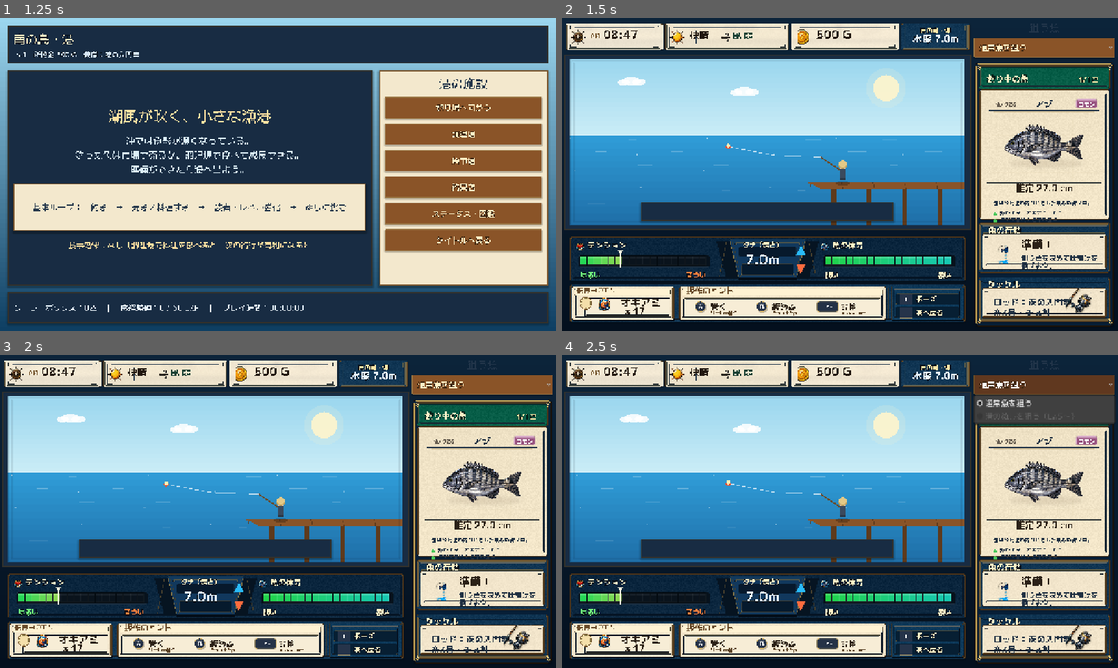
Above: before the commit, frames 1-4 (two rows, left to right).
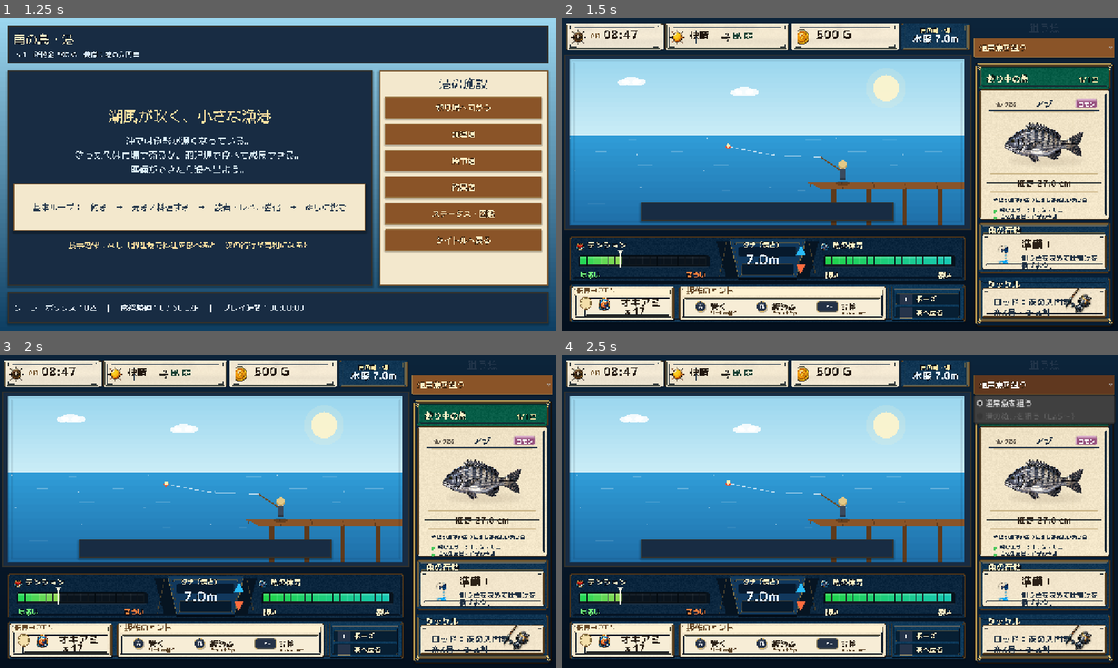
Above: after the commit, the same moments.

Repository: RYUKOU-OKUMURA/tsuri_quest_umi_mvp
Game: Godot game, scene res://scenes/main.tscn
Two runs of this game, one before a commit and one after it. Both use one fixed random seed, a clock stepped at 60 frames per second and the inputs below.
Inputs:
- Up to frame 1 (1.25 s): click "ゲームを始める" at 0.5 s
- Up to frame 2 (1.5 s): click "釣り場へ向かう" at 1.25 s
- Up to frame 3 (2 s): no input
- Up to frame 4 (2.5 s): click "通常魚を狙う" at 2 s

Frame 1 is identical in both runs. In frame 2, 1.6% of the frame differs, in the area x 77-97%, y 33-66%; in frame 3, 1.6%; in frame 4, 1.6%.

Commit message:
Polish underwater fight fish card spacing

Diff:
--- a/src/ui/components/fight_sidebar.gd
+++ b/src/ui/components/fight_sidebar.gd
@@ -123,16 +123,16 @@
 		inner.position + Vector2(6.0, 44.0 if compact_card else 46.0),
 		Vector2(
 			inner.size.x - 12.0,
-			maxf(82.0, rect.size.y * (0.49 if compact_card else 0.37))
+			maxf(82.0, rect.size.y * (0.455 if compact_card else 0.37))
 		)
 	)
 	_draw_fish_portrait(fish_rect)
 	var divider_y := fish_rect.end.y + (3.0 if _sidebar_frame != null else 6.0)
 	draw_line(Vector2(inner.position.x + 8.0, divider_y), Vector2(inner.end.x - 8.0, divider_y), Color("#c9b486"), 1.0)
 	var estimate := (float(fish_data.get("size_min", 0.0)) + float(fish_data.get("size_max", 0.0))) * 0.5
-	var estimate_size := 21 if _sidebar_frame != null else 23
+	var estimate_size := 20 if _sidebar_frame != null else 23
 	_draw_centered_text(font, "推定 %.1f cm" % estimate, Rect2(inner.position.x, divider_y + 8.0, inner.size.x, 30.0), estimate_size, Color("#2b2117"), 0)
-	var desc_y := divider_y + (48.0 if compact_card else 44.0)
+	var desc_y := divider_y + (52.0 if compact_card else 44.0)
 	draw_line(Vector2(inner.position.x + 8.0, desc_y - 12.0), Vector2(inner.end.x - 8.0, desc_y - 12.0), Color("#d6c299"), 1.0)
 	var detail_gap := 16.0 if compact_card else 21.0
 	var detail_font := get_theme_default_font()
Not shown, changed: design-qa.md
Not shown, changed: docs/11_underwater_fight_showcase.md
